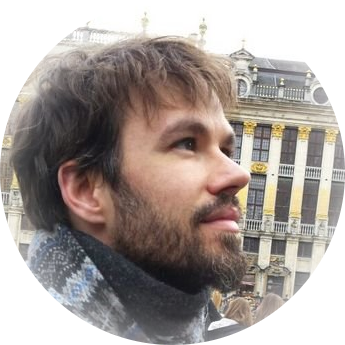
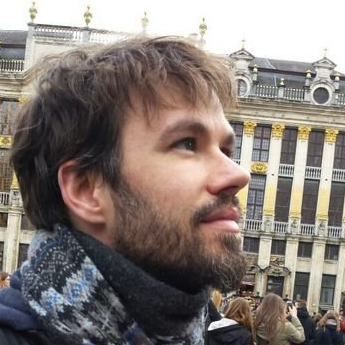
Layer changes from the first (345, 345) image to the second:
hid "Layer copy", opacity 100% → 55% over (x1=0, y1=0, x2=345, y2=345)
hid "Layer" over (x1=0, y1=0, x2=345, y2=345)
